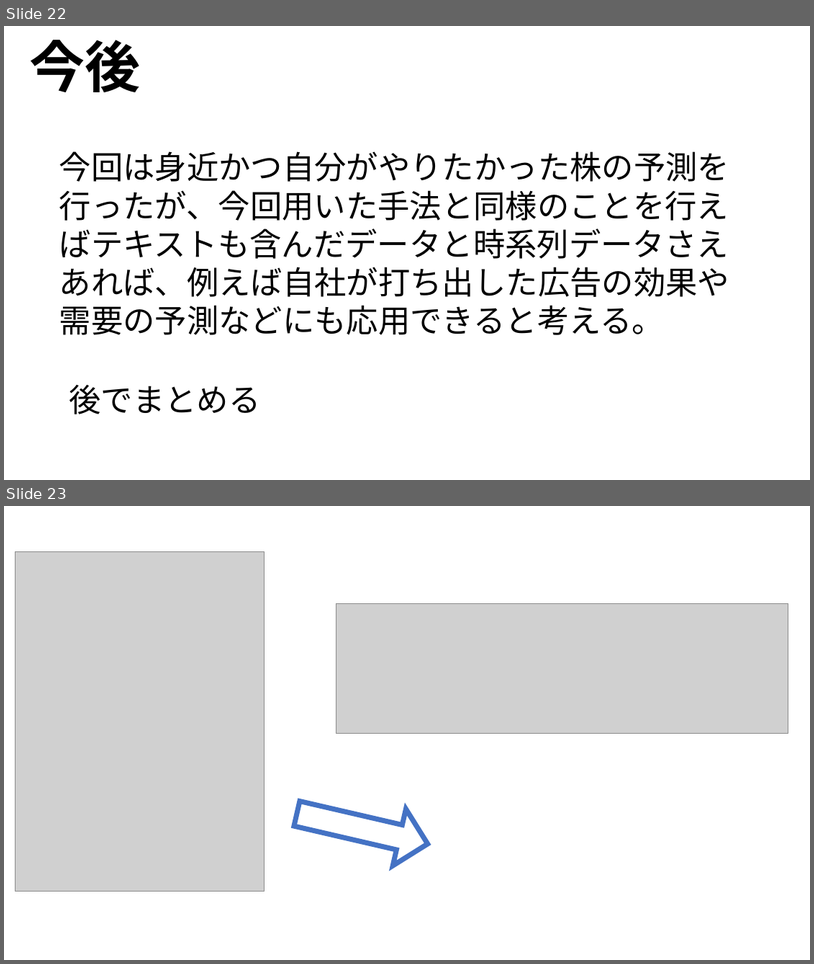
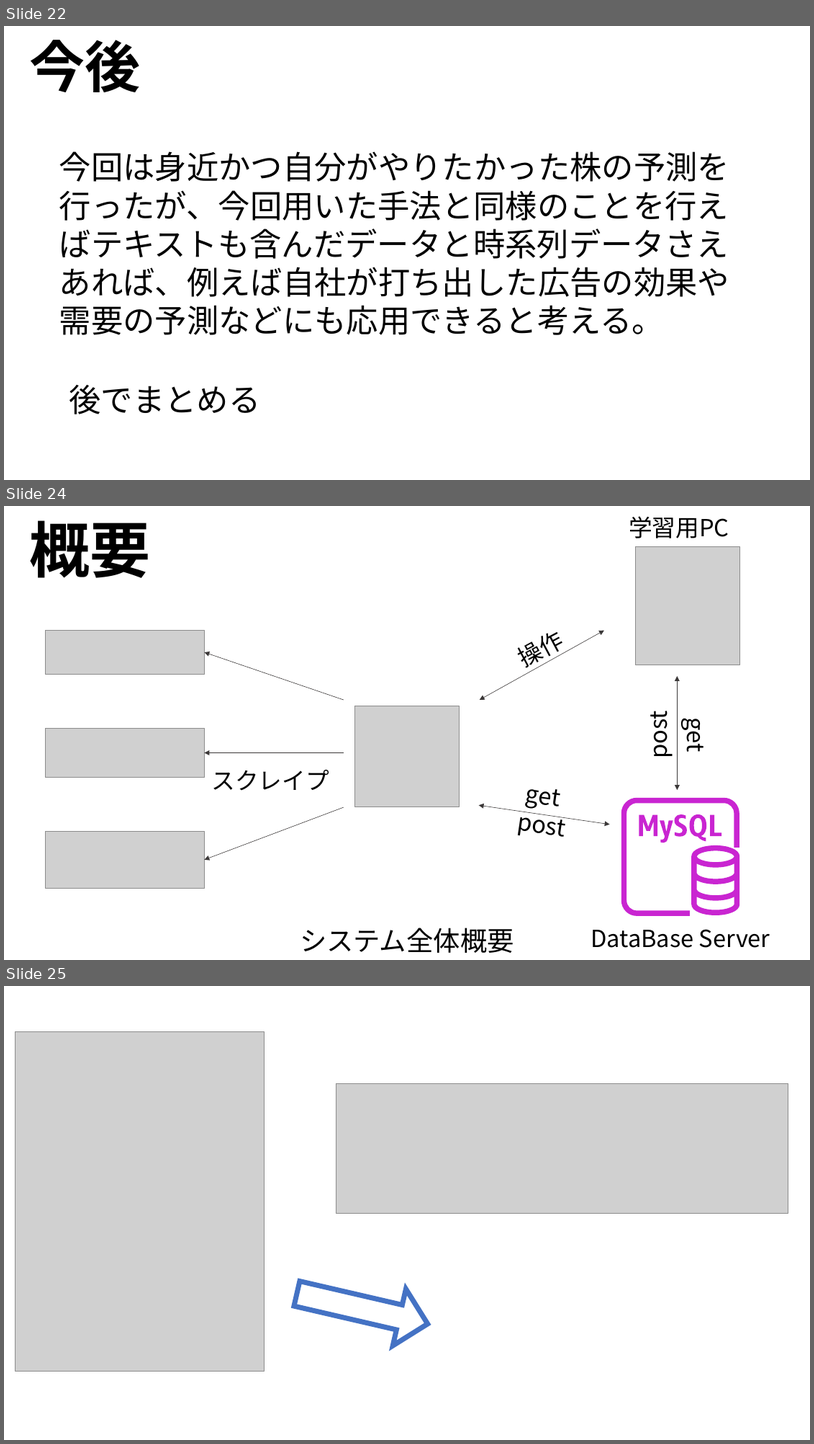
Before and after one commit to ryoww/PBL_stock, a slide deck: 最終報告.pptx. Shown one above the other, each under a label of ours: slides 22 and 23 before the commit, slides 22, 24 and 25 after it; the slides between them are not shown. The pictures are 814x964 and 814x1444 pixels, drawn with LibreOffice and Linux fonts; fonts in the diff are those of the drawing; grey boxes stand for pictures. Boxes give left, top, right and bottom in pixels: in the first picture for what was removed or moved away, otherwise in the second. Text is boxed around its words. In the diff, an @@ line names an element or a change of style, - is before the commit and + after.

```diff
--- a/最終報告.pptx
+++ b/最終報告.pptx
@@ slide 24 added at (x1=4, y1=506, x2=810, y2=960), background #FFFFFF @@
@@ text added at (x1=30, y1=520, x2=151, y2=578), 72 pt, text #000000, bold @@
+概要
@@ text added at (x1=629, y1=516, x2=729, y2=538), 28 pt, text #000000 @@
+学習用PC
@@ picture added at (x1=636, y1=546, x2=741, y2=665) @@
@@ picture added at (x1=45, y1=631, x2=204, y2=674) @@
@@ double arrow added from (604, 631) to (480, 700), #3B3838 0.5 pt @@
@@ arrow added from (344, 700) to (204, 652), #3B3838 0.5 pt @@
@@ text added at (x1=524, y1=644, x2=545, y2=674), 28 pt, text #000000 @@
+操作
@@ double arrow added from (678, 676) to (678, 790), #3B3838 0.5 pt @@
@@ picture added at (x1=355, y1=705, x2=460, y2=807) @@
@@ text added at (x1=640, y1=715, x2=674, y2=756), 28 pt, text #000000 @@
+post
@@ text added at (x1=681, y1=720, x2=715, y2=751), 28 pt, text #000000 @@
+get
@@ picture added at (x1=45, y1=728, x2=204, y2=777) @@
@@ arrow added from (344, 753) to (204, 753), #3B3838 0.5 pt @@
@@ text added at (x1=212, y1=770, x2=329, y2=790), 28 pt, text #000000 @@
+スクレイプ
@@ arrow added from (344, 807) to (204, 860), #3B3838 0.5 pt @@
@@ double arrow added from (479, 805) to (610, 824), #3B3838 0.5 pt @@
@@ text added at (x1=517, y1=806, x2=564, y2=836), 28 pt, text #000000 @@
+post
@@ text added at (x1=525, y1=789, x2=559, y2=808), 28 pt, text #000000 @@
+get
@@ freeform shape added at (x1=622, y1=798, x2=741, y2=916), fill #C925D1 @@
@@ picture added at (x1=45, y1=831, x2=204, y2=888) @@
@@ text added at (x1=300, y1=927, x2=514, y2=952), 32 pt, text #000000 @@
+システム全体概要図
@@ text added at (x1=591, y1=929, x2=771, y2=947), 28 pt, text #000000 @@
+DataBase Server
@@ what was slide 23 is now slide 25 @@
```
Also in this commit, not shown: 1 other slide added, 4 other files.
